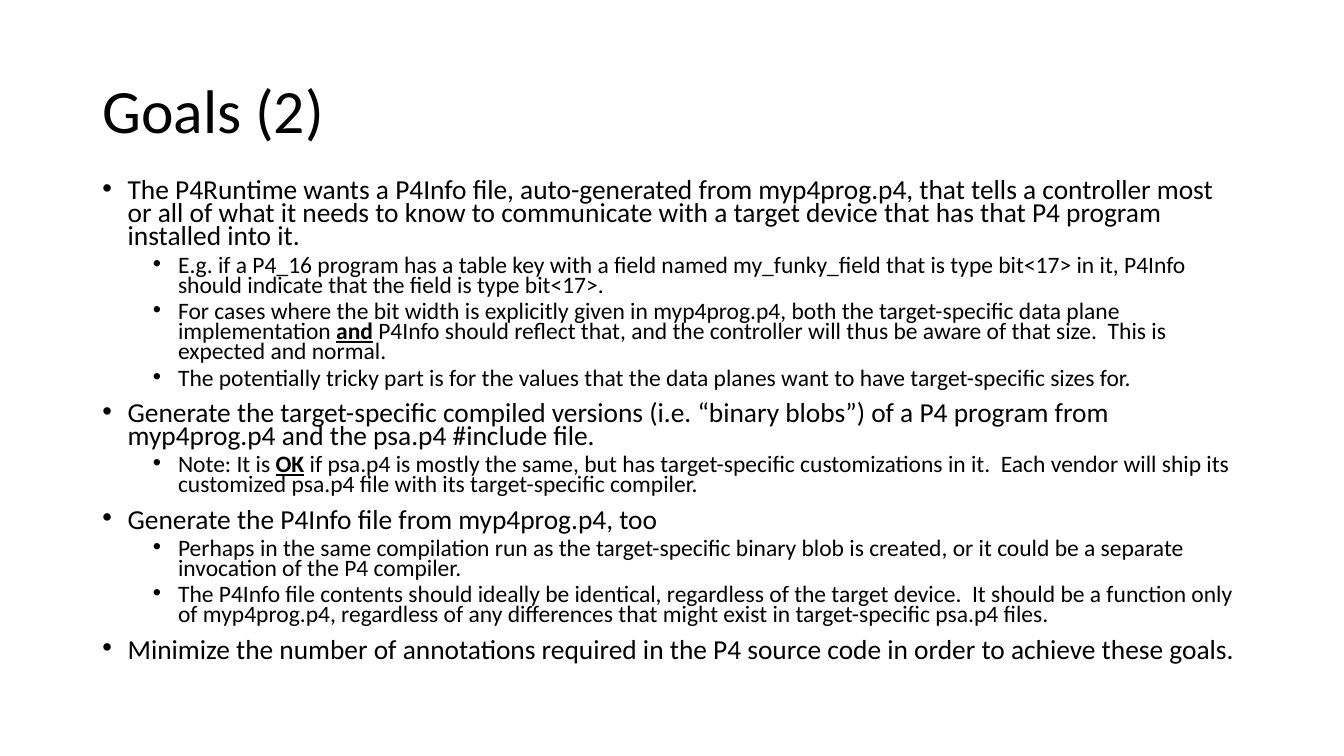
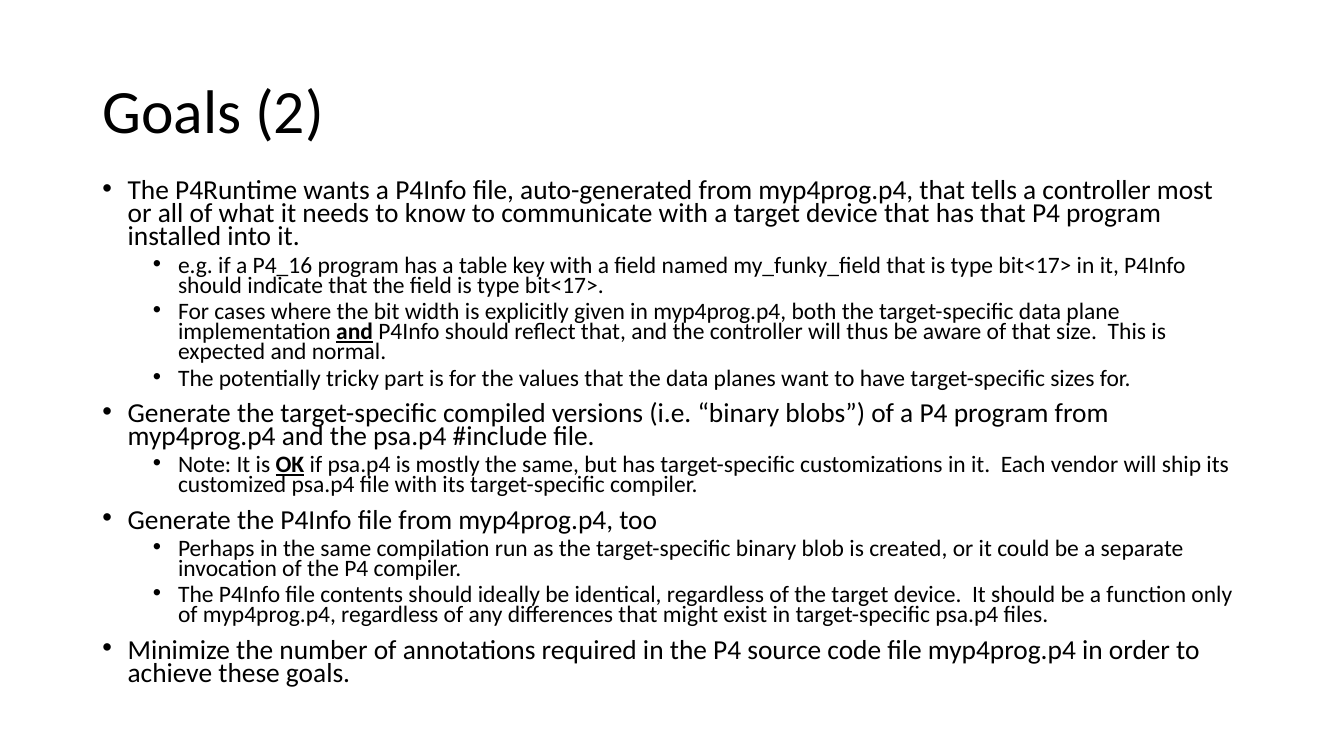
Before and after one commit to jafingerhut/p4-guide, a slide deck: slide 6 of docs/p4runtime-and-psa-target-specific-types.pptx (slide 3 before the commit). Drawn at 1344x756 pixels with LibreOffice and Linux fonts; fonts in the diff are those of the drawing. Boxes give left, top, right and bottom in pixels: in the first picture for what was removed or moved away, otherwise in the second. Text is boxed around its words. In the diff, an @@ line names an element or a change of style, - is before the commit and + after.

```diff
--- a/docs/p4runtime-and-psa-target-specific-types.pptx
+++ b/docs/p4runtime-and-psa-target-specific-types.pptx
@@ text at <box>178,256,1185,297</box>: text changed @@
-  • E.g. if a P4_16 program has a table key with a field named my_funky_field that is type bit<17> in it, P4Info should indicate that the field is type bit<17>.
+  • e.g. if a P4_16 program has a table key with a field named my_funky_field that is type bit<17> in it, P4Info should indicate that the field is type bit<17>.
@@ text at <box>128,640,1199,687</box>: text changed @@
-• Minimize the number of annotations required in the P4 source code in order to achieve these goals.
+• Minimize the number of annotations required in the P4 source code file myp4prog.p4 in order to achieve these goals.
```
Also in this commit, not shown: 7 other slides changed, 7 slides added.
